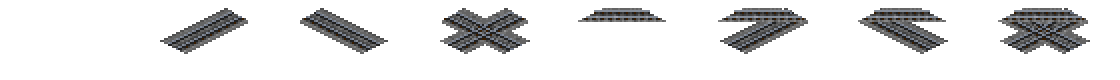
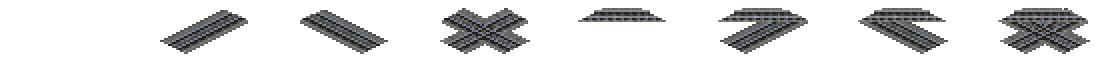
Layers edited between the first and the second 1120px x 80px image:
painted on "b_parts_1435_jp_slab_blst_2" over [314, 8, 324, 14]
painted on "b_parts_1435_jp_slab_blst_1 copy" over [784, 8, 794, 14]
painted on "b_parts_1435_jp_slab_blst_1" over [224, 8, 234, 14]
